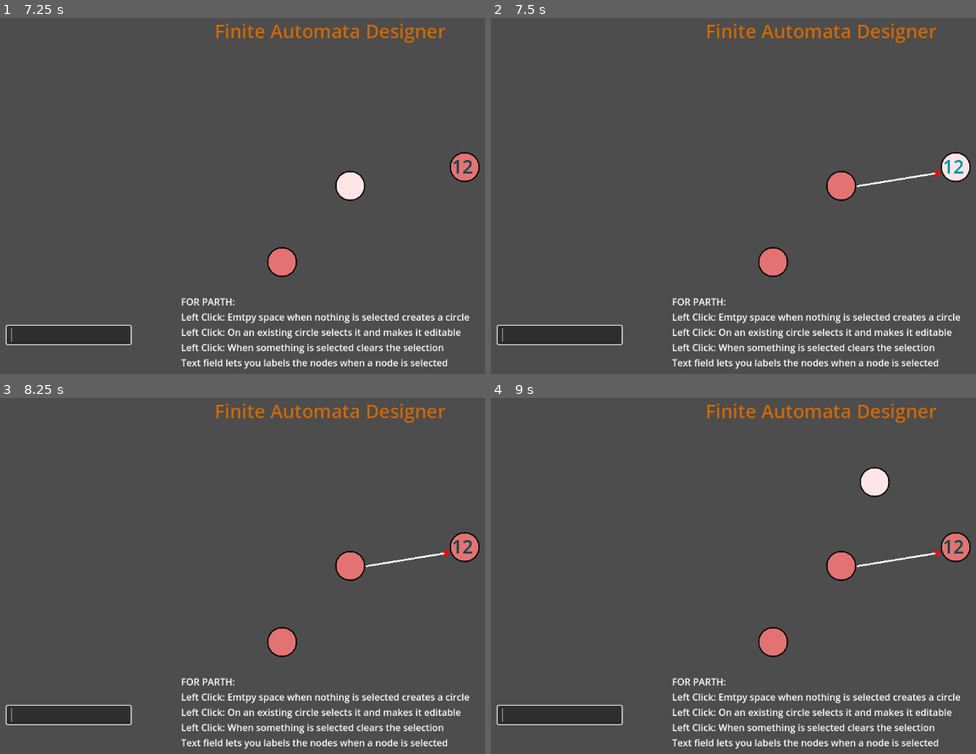
Above: before the commit, frames 1-4 (two rows, left to right).
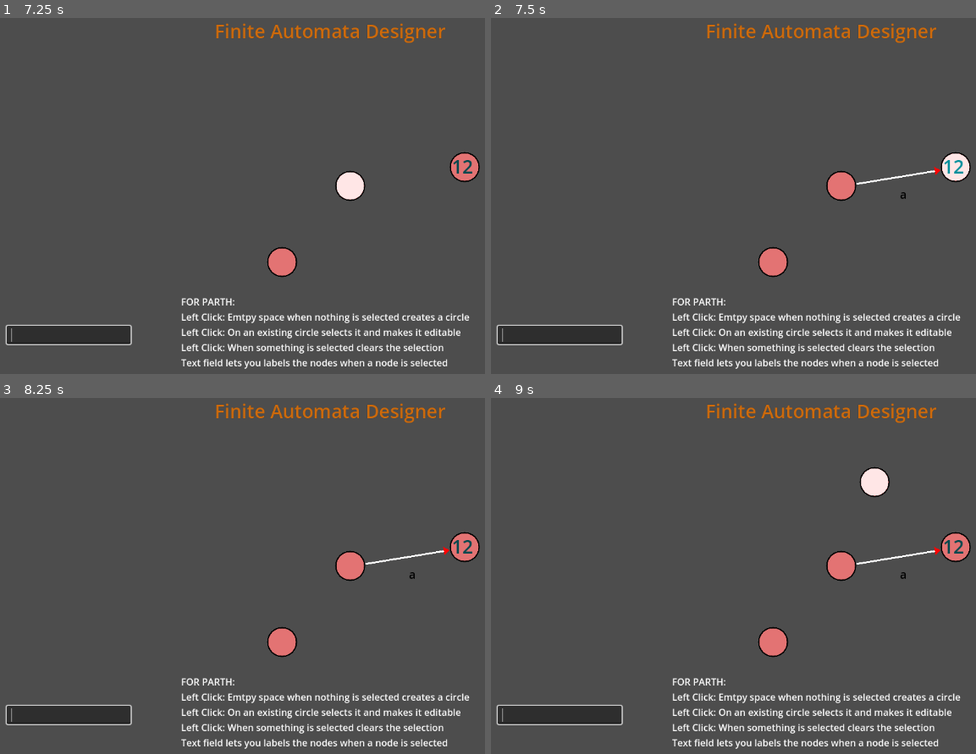
Above: after the commit, the same moments.

Repository: ParthP22/FiniteAutomataDesigner
Game: Godot game, scene res://main.tscn
Same seed, same stepped clock (60 frames per second), same inputs: the game is played once before the commit and once after it.
Inputs (mouse positions are in pixels of both pictures, inside the frame that each line leads up to):
- Up to frame 1 (7.25 s): click (67, 334) at 0.52 s; type "12" at 0.6 s; tap Enter at 1.25, 2.75, 4.25 s; move the mouse to (465, 167) at 1.27 s; press the mouse at (465, 167) at 1.28 s; release the mouse at (465, 167) at 2 s; tap Space at 2, 3.5, 5 s; drag from (465, 167) to (281, 260) at 2.02 s; move the mouse to (383, 103) at 2.77 s; hold Shift (shift_right_click) 2.78-3.5 s; click (383, 103) at 2.92 s; drag from (281, 260) to (111, 128) at 3.52 s; drag from (281, 263) to (465, 167) at 4.27 s; drag from (111, 128) to (213, 89) at 5.02 s; move the mouse to (349, 185) at 5.77 s; press the mouse at (349, 185) at 5.78 s; release the mouse at (349, 185) at 6.5 s; drag from (349, 185) to (179, 203) at 6.52 s
- Up to frame 2 (7.5 s): move the mouse to (956, 167) at 7.27 s; hold Shift (shift_right_click) from 7.28 s (still down); click (956, 167) at 7.42 s
- Up to frame 3 (8.25 s): release Shift (shift_right_click) at 8 s; drag from (179, 583) to (465, 547) at 8.02 s
- Up to frame 4 (9 s): move the mouse to (874, 483) at 8.77 s; hold Right mouse button (right_click) from 8.78 s (still down); click (874, 483) at 8.92 s

Frame 1 is identical in both runs. In frame 2, 0.2% of the frame differs, in the area x 75-93%, y 41-51%; in frame 3, 0.2%; in frame 4, 0.2%.
Error in both runs: Invalid access to property or key 'global_position' on a base object of type 'Nil'. (res://main.gd:25)

Commit message:
Arrows have text but not very good, fix later

Diff:
--- a/finite-automata-designer/arrow.gd
+++ b/finite-automata-designer/arrow.gd
@@ -7,22 +7,30 @@
 var arrow_head = Polygon2D.new()
 var arrow_shaft = Line2D.new()
 
+var offset: float = 1
 var semi_circle_points = Curve2D.new()
 var line_curve = Line2D.new()
-var offset: float = 5
+var label = Label.new()
+
 
 func _ready():
 	# Arrow to another node
 	add_child(arrow_shaft)
-	arrow_shaft.default_color = Color(1, 1, 1, 1)  # White color for visibility
+	arrow_shaft.default_color = Color(1, 1, 1) # white
 	arrow_shaft.width = 3
 	add_child(arrow_head)
-	arrow_head.color = Color(1, 0, 0, 1)  # Red color for visibility
+	arrow_head.color = Color(1, 0, 0) # red
 
 	# Arrow to self
 	add_child(line_curve)
-	line_curve.default_color = Color(1, 1, 1, 1) # White
+	line_curve.default_color = Color(1, 1, 1, 1) # white
 	line_curve.width = 3
+
+	# Label modifications
+	line_curve.add_child(label)
+	label.text = "a"
+	label.add_theme_color_override("font_color", Color("black"))
+	label.add_theme_font_size_override("font_size", 20)
 
 func _process(delta):
 	if start_node and end_node and start_node == end_node:
@@ -42,43 +50,37 @@
 	var start_pos = start_node.global_position
 	var end_pos = end_node.global_position
 	var distance = start_pos.distance_to(end_pos)
-
 	# Offset start and end positions to prevent overlap with circles
 	var t1 = node_rad / distance
 	var t2 = node_rad / distance
-
 	var x1 = (1 - t1) * start_pos.x + t1 * end_pos.x
 	var y1 = (1 - t1) * start_pos.y + t1 * end_pos.y
 	var x2 = (1 - t2) * end_pos.x + t2 * start_pos.x
 	var y2 = (1 - t2) * end_pos.y + t2 * start_pos.y
-
 	# Non overlapping stand and end points
 	var adjusted_start = Vector2(x1, y1)
 	var adjusted_end = Vector2(x2, y2)
-
 	# Compute direction and perpendicular direction
 	var direction = (adjusted_end - adjusted_start).normalized()
 	var perp_direction = Vector2(-direction.y, direction.x) * offset
-
 	# Apply perpendicular offset to shift the entire arrow
 	adjusted_start += perp_direction
 	adjusted_end += perp_direction
-
 	# Find a point slightly before the end for the arrowhead
 	var t3 = 10 / adjusted_start.distance_to(adjusted_end)
 	var x3 = (1 - t3) * adjusted_end.x + t3 * adjusted_start.x
 	var y3 = (1 - t3) * adjusted_end.y + t3 * adjusted_start.y
 	var arrow_tip = Vector2(x3, y3)
-
 	# Find perpendicular points for arrowhead
 	var perp_start = arrow_tip - perp_direction.normalized() * 7
 	var perp_end = arrow_tip + perp_direction.normalized() * 7
-
 	# Update shaft (main line)
 	arrow_shaft.points = [adjusted_start, arrow_tip]
-
 	# Update arrowhead
 	arrow_head.polygon = PackedVector2Array([perp_start, adjusted_end, perp_end])
+	# Position label at the midpoint of the arrow, slightly above
+	var midpoint = (adjusted_start + adjusted_end) / 2
+	label.position = midpoint + perp_direction.normalized() * 15  # Move label slightly above
 
 func update_arrow_to_self():
 	var node_center = start_node.global_position
--- a/finite-automata-designer/fa_node.gd
+++ b/finite-automata-designer/fa_node.gd
@@ -44,9 +44,8 @@
 func draw_arrow(other_node: Object, arrow_node: Object) -> Object:
 	if _going_to.has(other_node) and _incoming.has(other_node):
 		print(self.name, " and ", other_node.name, " point to each other (double arrow detection)")
-		print("also not redrawing HOWEVER adjusting offsets")
-		#_going_to[other_node].offset = 10
-		#_incoming[other_node].offset = -10
+		print("also not redrawing")
+		print(typeof(_going_to[other_node]))
 		return null
 	elif _going_to.has(other_node):
 		print(self.name, " points to", other_node.name, " already, not redrawing")
@@ -58,7 +57,10 @@
 		# drawing the arrow
 		arrow_node.set_start_node(self)
 		arrow_node.set_end_node(other_node)
-
+		# re-adjustment check
+		if _going_to.has(other_node) and _incoming.has(other_node):
+			_going_to[other_node].offset = 10
+			_incoming[other_node].offset = 10
 		return arrow_node
 
 
